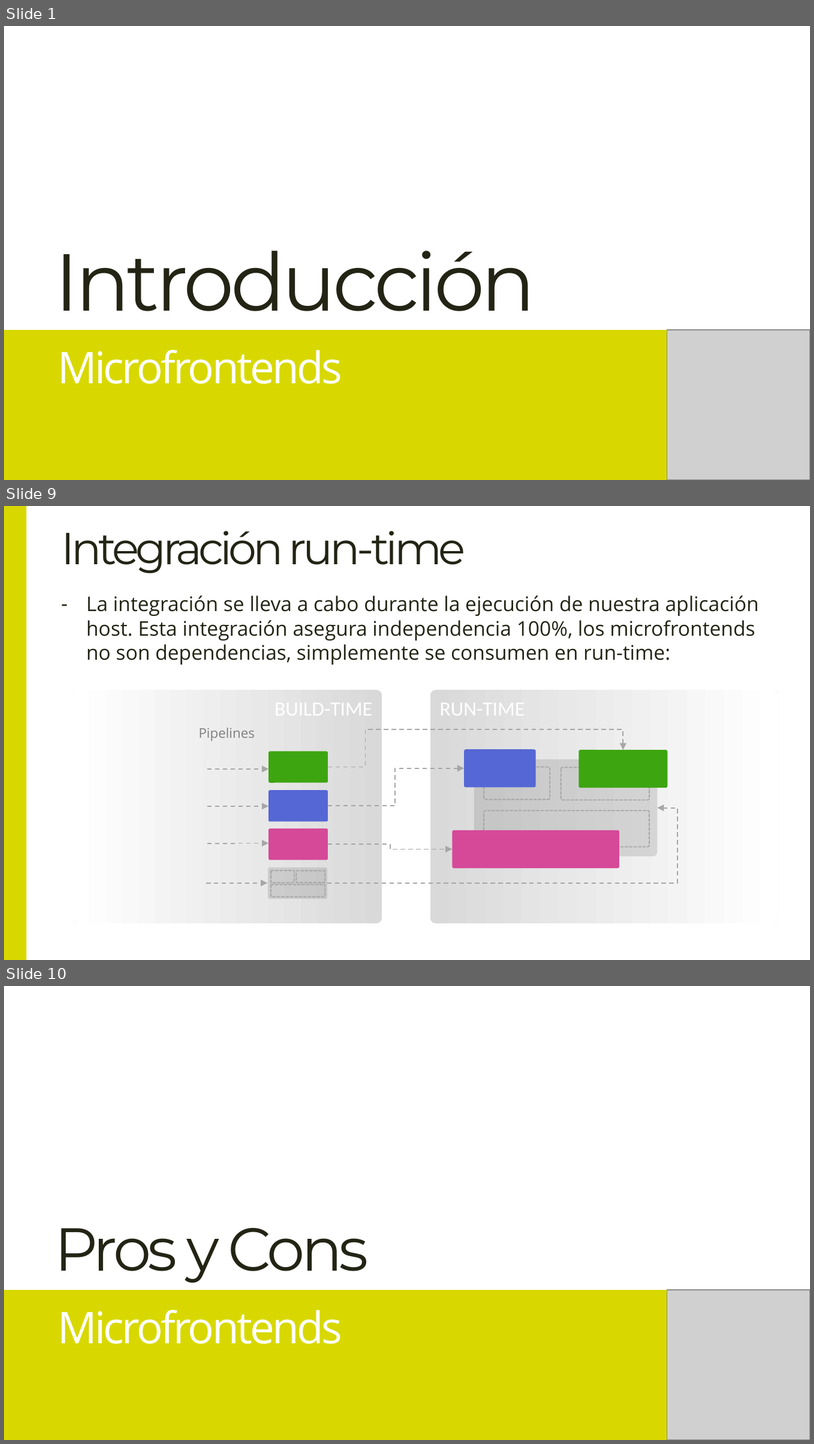
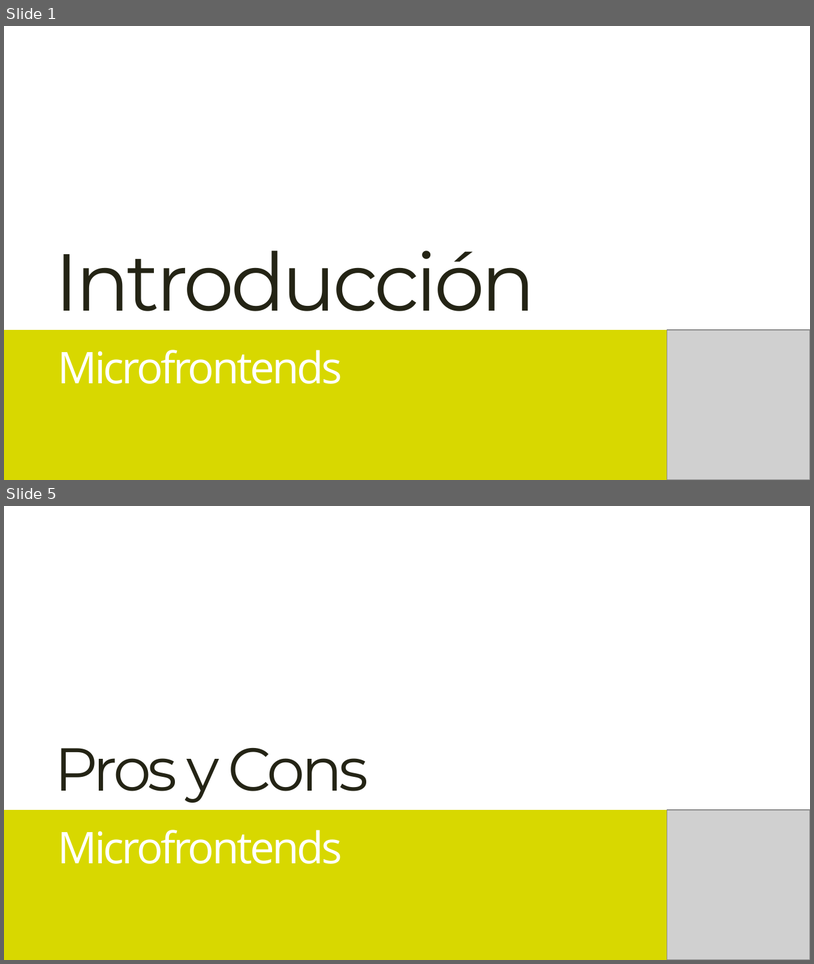
Before and after one commit to Lemoncode/master-frontend-lemoncode, a slide deck: 04-frameworks/16-microfrontends/00-teoría/00-introducción-a-microfrontends.pptx. Shown one above the other, each under a label of ours: slides 1, 9 and 10 before the commit, slides 1 and 5 after it; the slides between them are not shown. The pictures are 814x1444 and 814x964 pixels, drawn with LibreOffice and Linux fonts; fonts in the diff are those of the drawing; grey boxes stand for pictures. Boxes give left, top, right and bottom in pixels: in the first picture for what was removed or moved away, otherwise in the second. Text is boxed around its words. In the diff, an @@ line names an element or a change of style, - is before the commit and + after.

```diff
--- a/04-frameworks/16-microfrontends/00-teoría/00-introducción-a-microfrontends.pptx
+++ b/04-frameworks/16-microfrontends/00-teoría/00-introducción-a-microfrontends.pptx
@@ slide 9 removed at (4, 506, 810, 960), background #FFFFFF @@
@@ rectangle removed at (4, 506, 27, 959) @@
@@ title removed at (61, 531, 466, 573) @@
-Integración run-time
@@ text removed at (86, 595, 759, 664) @@
-– La integración se lleva a cabo durante la ejecución de nuestra aplicación host. Esta integración asegura independencia 100%, los microfrontends no son dependencias, simplemente se consumen en run-time:
@@ rounded rectangle removed at (74, 690, 383, 923) @@
-BUILD-TIME
@@ rounded rectangle removed at (431, 690, 779, 923) @@
-RUN-TIME
@@ text removed at (199, 727, 255, 741) @@
-Pipelines
@@ elbow arrow removed from (328, 766) to (623, 750) @@
@@ rounded rectangle removed at (269, 751, 328, 783) @@
@@ rounded rectangle removed at (464, 750, 536, 787) @@
@@ rounded rectangle removed at (579, 750, 668, 787) @@
@@ elbow arrow removed from (207, 769) to (269, 769) @@
@@ elbow arrow removed from (328, 806) to (464, 768) @@
@@ rounded rectangle removed at (474, 759, 657, 856) @@
@@ rounded rectangle removed at (484, 766, 550, 799) @@
@@ rounded rectangle removed at (561, 767, 650, 799) @@
@@ rounded rectangle removed at (269, 790, 328, 822) @@
@@ elbow arrow removed from (207, 806) to (269, 806) @@
@@ elbow arrow removed from (327, 883) to (658, 808) @@
@@ rounded rectangle removed at (484, 810, 649, 846) @@
@@ rounded rectangle removed at (269, 829, 328, 860) @@
@@ elbow arrow removed from (207, 843) to (269, 843) @@
@@ elbow arrow removed from (328, 844) to (452, 849) @@
@@ rounded rectangle removed at (452, 830, 619, 868) @@
@@ elbow arrow removed from (206, 883) to (267, 883) @@
@@ rounded rectangle removed at (269, 867, 328, 899) @@
@@ rounded rectangle removed at (271, 870, 294, 883) @@
@@ rounded rectangle removed at (297, 870, 326, 883) @@
@@ rounded rectangle removed at (271, 884, 325, 896) @@
@@ what was slide 10 is now slide 5 @@
```
Also in this commit, not shown: 7 slides changed, 3 slides added, 5 other slides removed.
